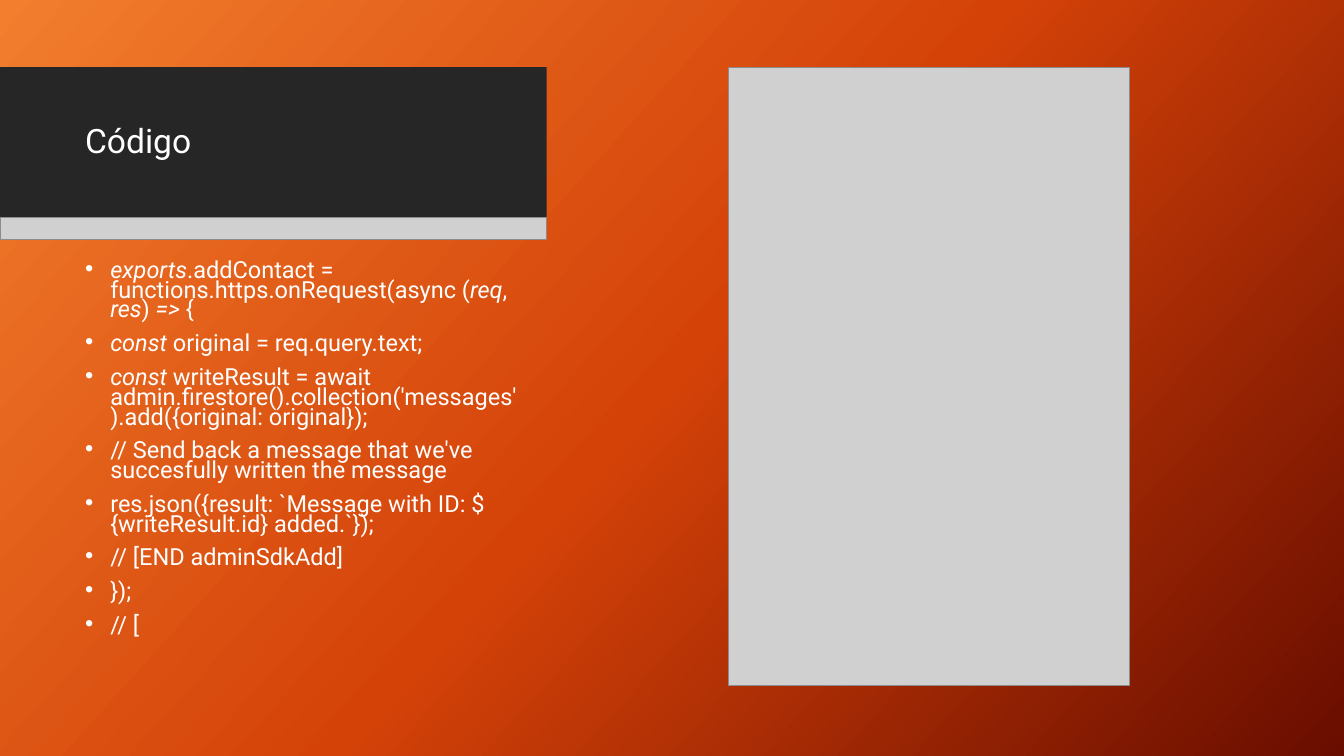
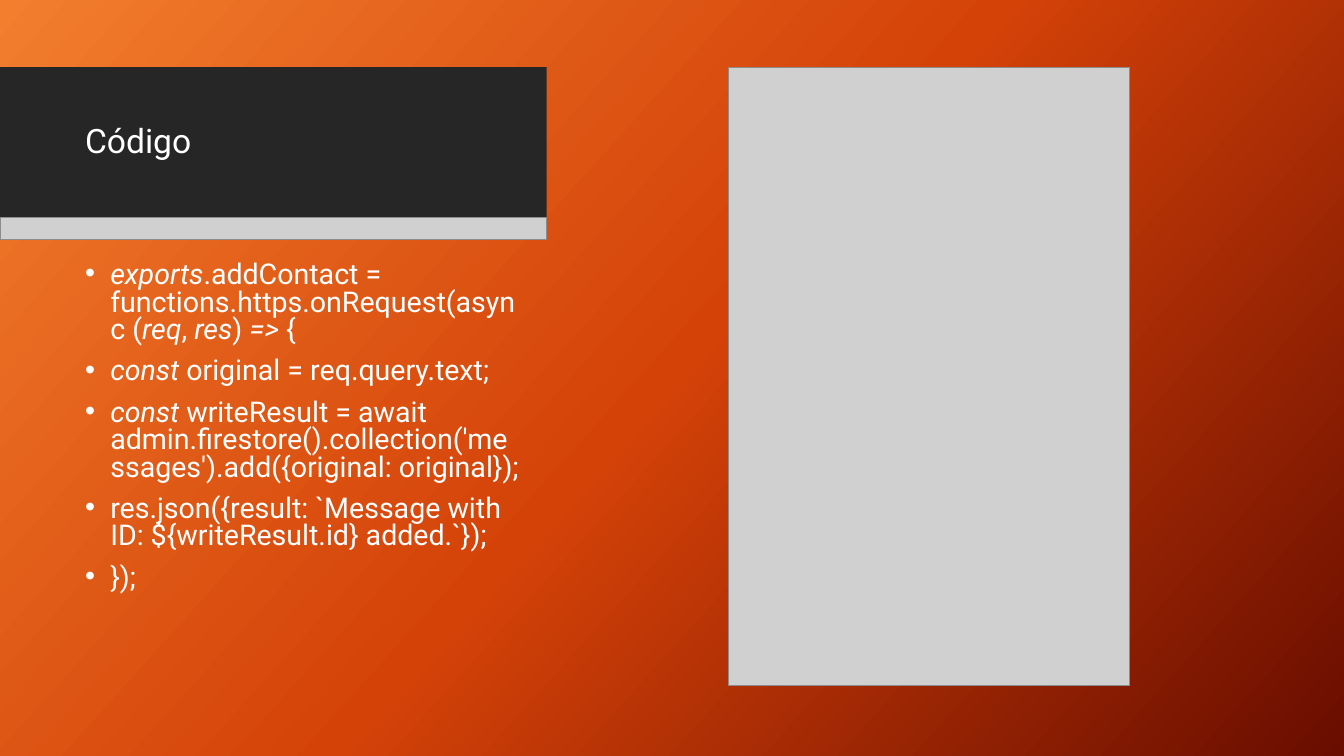
Before and after one commit to eddieware/Ppt_Cloud_Functions, a slide deck: slide 7 of Cloud_functions.pptx. Drawn at 1344x756 pixels with LibreOffice and Linux fonts; fonts in the diff are those of the drawing; grey boxes stand for pictures; background and template pictures are left out. Boxes give left, top, right and bottom in pixels: in the first picture for what was removed or moved away, otherwise in the second. Text is boxed around its words. In the diff, an @@ line names an element or a change of style, - is before the commit and + after.

```diff
--- a/Cloud_functions.pptx
+++ b/Cloud_functions.pptx
@@ text at (110, 262, 519, 552): paragraph removed @@
-• // [
@@ text "exports.addContact = functions.https.onRequest(async (req, r ..." at (110, 262, 519, 552): size 16.8 to 20.4 pt; line spacing 0.7 to 0.8 @@
@@ text at (110, 440, 473, 483): paragraph removed @@
-• // Send back a message that we've succesfully written the message
@@ text at (133, 546, 344, 569): paragraph removed @@
-• // [END adminSdkAdd]
```
Also in this commit, not shown: 4 other slides changed.
